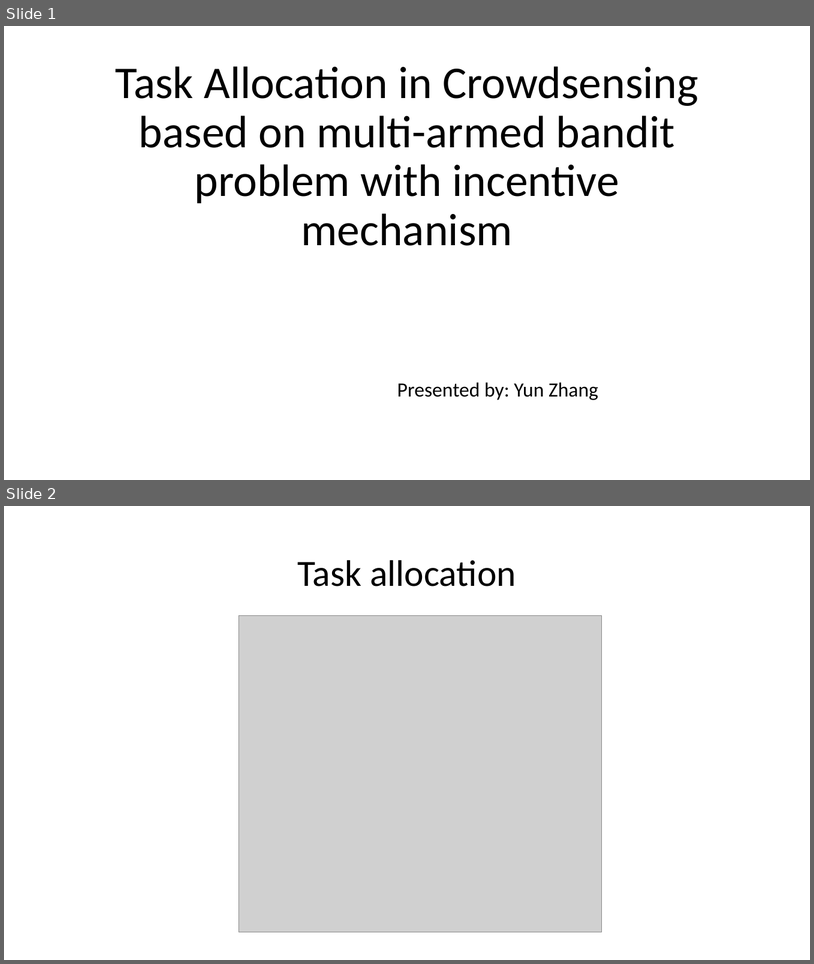
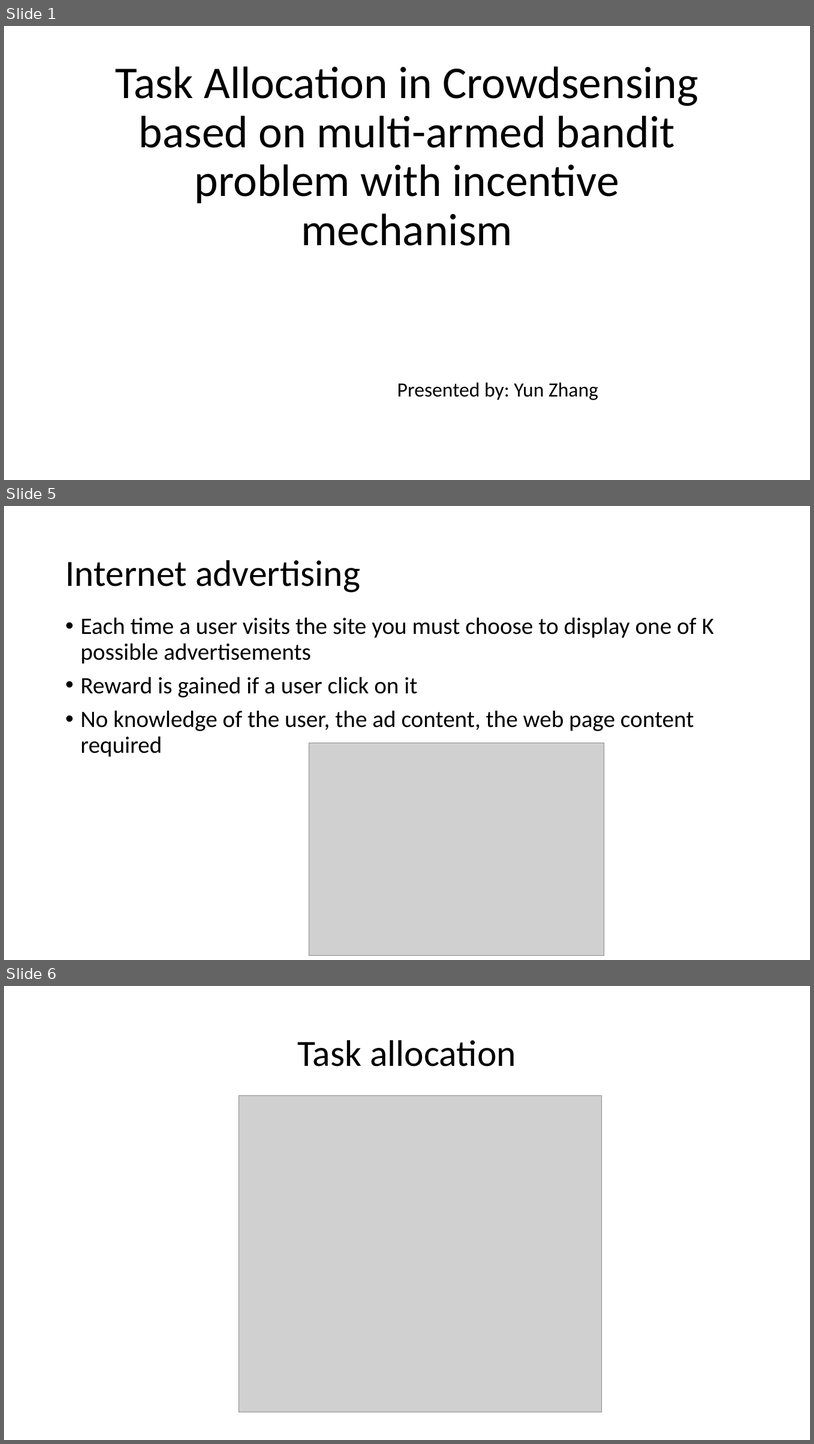
Before and after one commit to lemondy/MABPaper, a slide deck: paper/MAB_TA.pptx. Shown one above the other, each under a label of ours: slides 1 and 2 before the commit, slides 1, 5 and 6 after it; the slides between them are not shown. The pictures are 814x964 and 814x1444 pixels, drawn with LibreOffice and Linux fonts; fonts in the diff are those of the drawing; grey boxes stand for pictures. Boxes give left, top, right and bottom in pixels: in the first picture for what was removed or moved away, otherwise in the second. Text is boxed around its words. In the diff, an @@ line names an element or a change of style, - is before the commit and + after.

```diff
--- a/paper/MAB_TA.pptx
+++ b/paper/MAB_TA.pptx
@@ slide 5 added at (x1=4, y1=506, x2=810, y2=960), background #FFFFFF @@
@@ title added at (x1=65, y1=560, x2=360, y2=592), 44 pt, text #000000 @@
+Internet advertising
@@ text added at (x1=81, y1=617, x2=714, y2=757), 28 pt, text #000000 @@
+• Each time a user visits the site you must choose to display one of K possible advertisements
+• Reward is gained if a user click on it
+• No knowledge of the user, the ad content, the web page content required
@@ picture added at (x1=309, y1=743, x2=605, y2=955) @@
@@ what was slide 2 is now slide 6 @@
```
Also in this commit, not shown: 2 slides changed, 3 other slides added, 1 slide removed.
